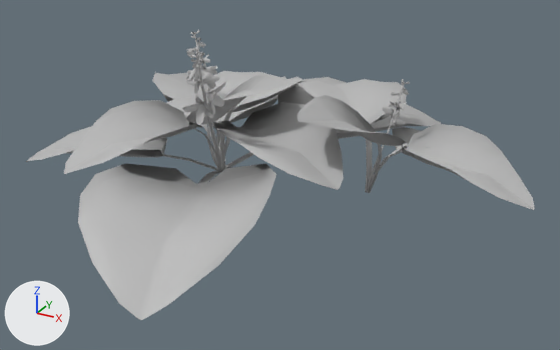
Two versions of the FBX model Miska/Assets/Meshes/Hosta_YF_04.fbx, one commit apart.
Camera for both pictures: a camera (50 mm lens) standing at (0.759, -1.33, 0.68) and looking at (0.069, -0.077, 0.053). The axes (+X, +Y, +Z) are drawn at lower left. The lights are the same throughout. Where no turn or scale is listed for an object, it has been applied to the vertices.

Script lines for the objects in view, before the commit:
```python
mat_hostas = principled_material('Hostas')
mat_hostas.base_color = (0.5, 0.5, 0.5)  # grey #bcbcbc
me_mesh = bpy.data.meshes.new('Mesh')
me_mesh.from_pydata(...)  # 2392 vertices, 1406 faces; spans x -0.509..0.547, y -0.576..0.484, z -0.001..0.341
# faces by material slot: [650, 756]
me_mesh.materials.append(mat_hostas)  # grey #bcbcbc
me_mesh.materials.append(mat_hosta_flowers)  # grey #bcbcbc
ob_hosta_y_04 = bpy.data.objects.new('Hosta_Y_04', me_mesh)
ob_hosta_y_04.location = (0.0, 0.0, 0.0)
```
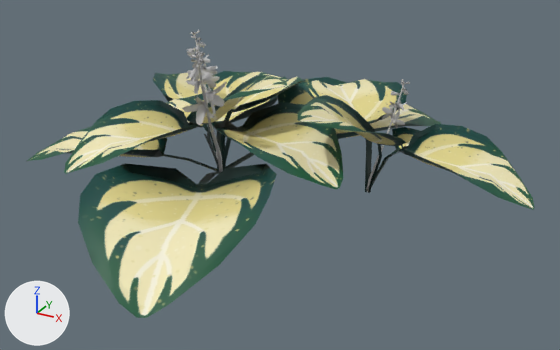
What changed in the scene script:
```text
Add img_hosta_albedo_001_tga:
    img_hosta_albedo_001_tga = load_image('Hosta_Albedo_001.tga', '../Textures/Hosta_Albedo_001.tga', 1024, 1024, 'sRGB')
Change mat_hostas:
    remove mat_hostas.base_color = (0.5, 0.5, 0.5)  # grey #bcbcbc
    add mat_hostas.texture = img_hosta_albedo_001_tga
```

What differs and where, as boxes (x1, y1, x2, y2) in the pictures (560 x 350 px):
'Hosta_Y_04', surface changed: (26, 59, 535, 320) in both
